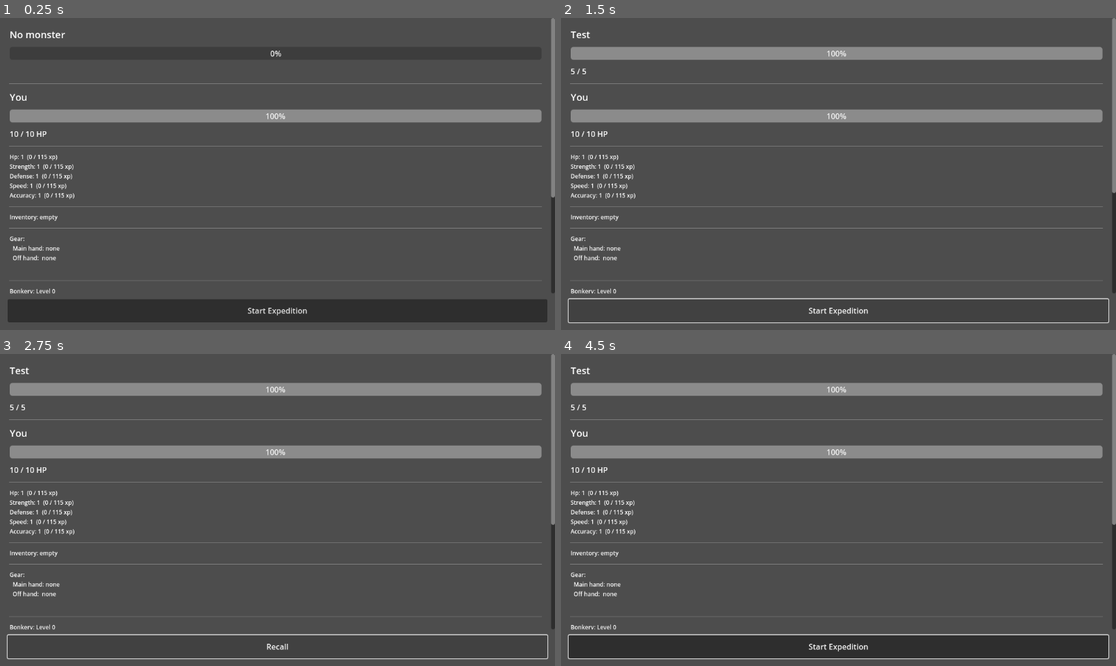
Above: before the commit, frames 1-4 (two rows, left to right).
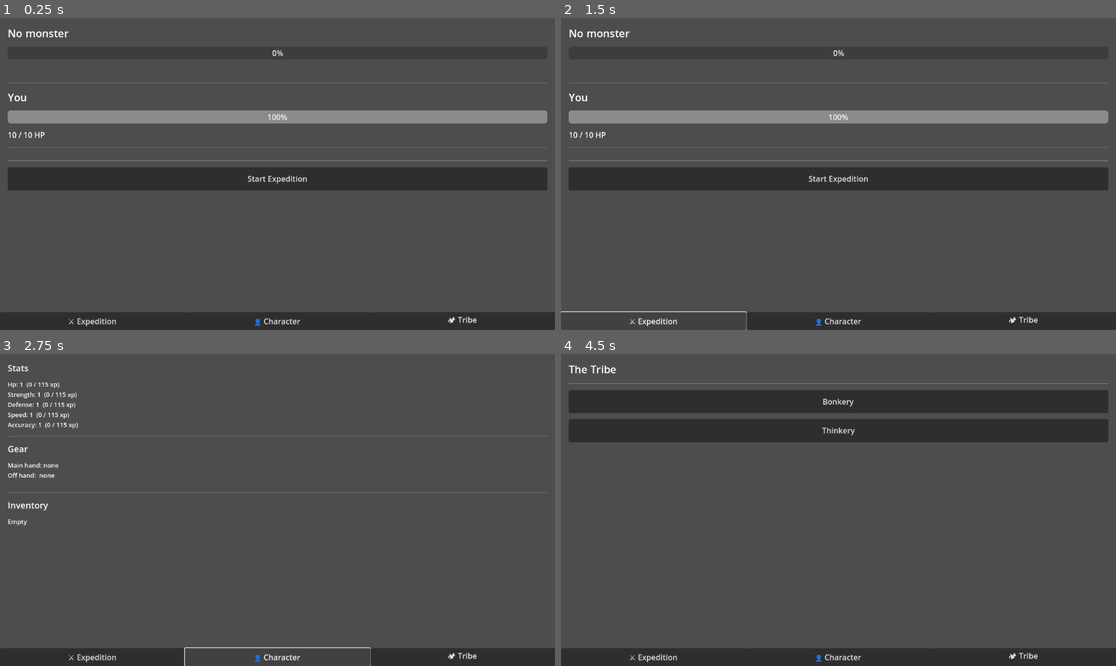
Above: after the commit, the same moments.

Repository: NicDoh/BONK
Game: Godot game, scene res://scenes/Main.tscn
Same seed, same stepped clock (60 frames per second), same inputs: the game is played once before the commit and once after it.
Inputs (mouse positions are in pixels of both pictures, inside the frame that each line leads up to):
- Up to frame 1 (0.25 s): no input
- Up to frame 2 (1.5 s): click (838, 308) at 0.5 s, where only the run before the commit has a clickable "Upgrade Bonkery"; click (655, 320) at 1.25 s, where only the run after the commit has a clickable "⚔ Expedition"
- Up to frame 3 (2.75 s): click (277, 656) at 2 s, where only the run after the commit has a clickable "👤 Character"
- Up to frame 4 (4.5 s): click (1021, 656) at 2.75 s, where only the run after the commit has a clickable "🏕 Tribe"; click (838, 400) at 3.5 s, where only the run after the commit has a clickable "Bonkery"; click (838, 369) at 4.25 s, where only the run after the commit has a clickable "← Tribe"

The runs differ from the first frame. In frame 1, 17% of the frame differs, in the area x 0-100%, y 0-100%; in frame 2, 17%; in frame 3, 13%; in frame 4, 29%.

Commit message:
Add multi-screen navigation and fix gear save/load
Rewrote Main.gd into 5 screens (expedition, character, tribe, bonkery,
thinkery) with bottom nav and back-button flow. Fixed CharacterManager
not restoring equipped gear on deserialize.

Co-Authored-By: Claude Sonnet 4.6 <noreply@anthropic.com>

Diff:
--- a/bonk/autoloads/CharacterManager.gd
+++ b/bonk/autoloads/CharacterManager.gd
@@ -99,4 +99,8 @@
 func deserialize(data: Dictionary) -> void:
 	stats = data["stats"]
 	current_hp = data["current_hp"]
+	var mh_id: String = data.get("equipped_main_hand", "")
+	var oh_id: String = data.get("equipped_off_hand", "")
+	equipped_main_hand = ResourceRegistry.find_item(mh_id) as GearData if mh_id != "" else null
+	equipped_off_hand = ResourceRegistry.find_item(oh_id) as GearData if oh_id != "" else null
 	recalculate_max_hp()
--- a/bonk/scenes/Main.gd
+++ b/bonk/scenes/Main.gd
@@ -1,181 +1,73 @@
 extends Control
 
+# Navigation
+var _current_screen: String = "expedition"
+var _screens: Dictionary = {}
+var _nav_buttons: Dictionary = {}
+
+# Expedition screen
 var monster_name_label: Label
 var monster_hp_label: Label
 var monster_hp_bar: ProgressBar
-
 var player_hp_label: Label
 var player_hp_bar: ProgressBar
-
 var combat_log: RichTextLabel
 var action_button: Button
+
+# Character screen
 var stats_label: Label
 var inventory_label: Label
 var gear_label: Label
+var _equip_container: VBoxContainer
+var _unequip_container: VBoxContainer
+
+# Bonkery screen
 var craft_container: VBoxContainer
-
-var _recipes: Array[CraftingRecipe] = []
 var _building_label: Label
+
+# Thinkery screen
 var _research_container: VBoxContainer
 var _research_status_label: Label
 
+var _recipes: Array[CraftingRecipe] = []
 var _log_lines: Array[String] = []
-const LOG_MAX := 6
+const LOG_MAX := 8
 
 func _ready() -> void:
 	anchor_right = 1.0
 	anchor_bottom = 1.0
 
-	# Outer layout: scrollable content + fixed button at bottom
-	var outer := VBoxContainer.new()
-	outer.set_anchors_and_offsets_preset(Control.PRESET_FULL_RECT)
-	add_child(outer)
-
-	var scroll := ScrollContainer.new()
-	scroll.size_flags_vertical = Control.SIZE_EXPAND_FILL
-	outer.add_child(scroll)
-
-	var margin := MarginContainer.new()
-	margin.size_flags_horizontal = Control.SIZE_EXPAND_FILL
+	var root := VBoxContainer.new()
+	root.set_anchors_and_offsets_preset(Control.PRESET_FULL_RECT)
+	add_child(root)
+
+	# Screen container
+	var screen_container := MarginContainer.new()
+	screen_container.size_flags_vertical = Control.SIZE_EXPAND_FILL
 	for side in ["left", "right", "top", "bottom"]:
-		margin.add_theme_constant_override("margin_" + side, 20)
-	scroll.add_child(margin)
-
-	var inner := VBoxContainer.new()
-	inner.add_theme_constant_override("separation", 12)
-	inner.size_flags_horizontal = Control.SIZE_EXPAND_FILL
-	margin.add_child(inner)
-
-	# Monster section
-	monster_name_label = Label.new()
-	monster_name_label.text = "No monster"
-	monster_name_label.add_theme_font_size_override("font_size", 20)
-	inner.add_child(monster_name_label)
-
-	monster_hp_bar = ProgressBar.new()
-	monster_hp_bar.min_value = 0
-	monster_hp_bar.value = 0
-	monster_hp_bar.custom_minimum_size.y = 20
-	inner.add_child(monster_hp_bar)
-
-	monster_hp_label = Label.new()
-	monster_hp_label.text = ""
-	inner.add_child(monster_hp_label)
-
-	inner.add_child(HSeparator.new())
-
-	# Player section
-	var player_title := Label.new()
-	player_title.text = "You"
-	player_title.add_theme_font_size_override("font_size", 20)
-	inner.add_child(player_title)
-
-	player_hp_bar = ProgressBar.new()
-	player_hp_bar.min_value = 0
-	player_hp_bar.custom_minimum_size.y = 20
-	inner.add_child(player_hp_bar)
-
-	player_hp_label = Label.new()
-	inner.add_child(player_hp_label)
-
-	inner.add_child(HSeparator.new())
-
-	# Stats
-	stats_label = Label.new()
-	stats_label.add_theme_font_size_override("font_size", 12)
-	inner.add_child(stats_label)
-	_refresh_stats()
-
-	inner.add_child(HSeparator.new())
-
-	# Inventory
-	inventory_label = Label.new()
-	inventory_label.add_theme_font_size_override("font_size", 12)
-	inner.add_child(inventory_label)
-	_refresh_inventory()
-
-	inner.add_child(HSeparator.new())
-
-	# Gear
-	gear_label = Label.new()
-	gear_label.add_theme_font_size_override("font_size", 12)
-	inner.add_child(gear_label)
-
-	_equip_container = VBoxContainer.new()
-	_equip_container.add_theme_constant_override("separation", 4)
-	inner.add_child(_equip_container)
-
-	_unequip_container = VBoxContainer.new()
-	_unequip_container.add_theme_constant_override("separation", 4)
-	inner.add_child(_unequip_container)
-
-	_refresh_gear()
-
-	inner.add_child(HSeparator.new())
-
-	# Buildings
-	_building_label = Label.new()
-	_building_label.add_theme_font_size_override("font_size", 12)
-	inner.add_child(_building_label)
-
-	var upgrade_btn := Button.new()
-	upgrade_btn.text = "Upgrade Bonkery"
-	upgrade_btn.pressed.connect(_on_upgrade_bonkery)
-	inner.add_child(upgrade_btn)
-
-	inner.add_child(HSeparator.new())
-	_refresh_buildings()
-
-	# Thinkery
-	var thinkery_title := Label.new()
-	thinkery_title.text = "Thinkery"
-	thinkery_title.add_theme_font_size_override("font_size", 16)
-	inner.add_child(thinkery_title)
-
-	_research_status_label = Label.new()
-	_research_status_label.add_theme_font_size_override("font_size", 12)
-	inner.add_child(_research_status_label)
-
-	_research_container = VBoxContainer.new()
-	_research_container.add_theme_constant_override("separation", 6)
-	inner.add_child(_research_container)
-
-	inner.add_child(HSeparator.new())
-	_refresh_research_ui()
-
-	# Crafting
-	var craft_title := Label.new()
-	craft_title.text = "Bonkery"
-	craft_title.add_theme_font_size_override("font_size", 16)
-	inner.add_child(craft_title)
-
-	craft_container = VBoxContainer.new()
-	craft_container.add_theme_constant_override("separation", 6)
-	inner.add_child(craft_container)
-	_load_recipes()
-	_refresh_craft_ui()
-
-	inner.add_child(HSeparator.new())
-
-	# Combat log
-	combat_log = RichTextLabel.new()
-	combat_log.bbcode_enabled = true
-	combat_log.fit_content = true
-	combat_log.size_flags_horizontal = Control.SIZE_EXPAND_FILL
-	inner.add_child(combat_log)
-
-	# Fixed button at bottom
-	var btn_margin := MarginContainer.new()
-	for side in ["left", "right", "bottom"]:
-		btn_margin.add_theme_constant_override("margin_" + side, 16)
-	btn_margin.add_theme_constant_override("margin_top", 8)
-	outer.add_child(btn_margin)
-
-	action_button = Button.new()
-	action_button.text = "Start Expedition"
-	action_button.custom_minimum_size.y = 48
-	action_button.pressed.connect(_on_action_pressed)
-	btn_margin.add_child(action_button)
+		screen_container.add_theme_constant_override("margin_" + side, 16)
+	root.add_child(screen_container)
+
+	# Build screens
+	_build_expedition_screen(screen_container)
+	_build_character_screen(screen_container)
+	_build_tribe_screen(screen_container)
+	_build_bonkery_screen(screen_container)
+	_build_thinkery_screen(screen_container)
+
+	# Bottom navigation
+	var nav := HBoxContainer.new()
+	nav.add_theme_constant_override("separation", 0)
+	root.add_child(nav)
+
+	for screen_id in ["expedition", "character", "tribe"]:
+		var label := {"expedition": "⚔ Expedition", "character": "👤 Character", "tribe": "🏕 Tribe"}
+		var btn := Button.new()
+		btn.text = label[screen_id]
+		btn.size_flags_horizontal = Control.SIZE_EXPAND_FILL
+		btn.pressed.connect(_navigate.bind(screen_id))
+		nav.add_child(btn)
+		_nav_buttons[screen_id] = btn
 
 	# Connect signals
 	EventBus.player_hit_monster.connect(_on_player_hit)
@@ -186,23 +78,20 @@
 	EventBus.monster_died.connect(_on_monster_died)
 	EventBus.player_died.connect(_on_player_died)
 	EventBus.item_obtained.connect(_on_item_obtained)
+	EventBus.item_removed.connect(func(_i, _q): _refresh_inventory())
 	EventBus.expedition_ended.connect(_on_expedition_ended)
 	EventBus.stat_leveled_up.connect(_on_stat_leveled_up)
 	EventBus.stat_xp_gained.connect(func(_s, _a): _refresh_stats())
 	EventBus.item_obtained.connect(func(_i, _q): _refresh_inventory(); _refresh_craft_ui())
-	EventBus.item_removed.connect(func(_i, _q): _refresh_inventory(); _refresh_craft_ui())
 	EventBus.item_crafted.connect(func(_r, _i): _refresh_inventory(); _refresh_gear(); _refresh_craft_ui())
 	EventBus.building_upgrade_completed.connect(func(_b, _l): _refresh_buildings(); _refresh_craft_ui())
 	EventBus.research_completed.connect(func(_r): _refresh_research_ui(); _log("[color=cyan]Research complete![/color]"))
+	EventBus.content_unlocked.connect(func(id): _log("[color=cyan]Unlocked: %s[/color]" % id))
 	EventBus.offline_progress_applied.connect(_on_offline_progress)
-	EventBus.content_unlocked.connect(func(id): _log("[color=cyan]Unlocked: %s[/color]" % id))
-
-	_refresh_player_hp()
-
-	if not GameManager.pending_offline_summary.is_empty():
-		var s := GameManager.pending_offline_summary
-		_on_offline_progress(s["elapsed"], s)
-		GameManager.pending_offline_summary = {}
+
+	_load_recipes()
+	_refresh_all()
+	_navigate("expedition")
 
 	if ExpeditionManager.active and ExpeditionManager.current_monster:
 		var monster := ExpeditionManager.current_monster
@@ -211,13 +100,217 @@
 		monster_hp_bar.value = ExpeditionManager._monster_hp
 		action_button.text = "Recall"
 
+	if not GameManager.pending_offline_summary.is_empty():
+		var s := GameManager.pending_offline_summary
+		_on_offline_progress(s["elapsed"], s)
+		GameManager.pending_offline_summary = {}
+
+# --- Screen builders ---
+
+func _build_expedition_screen(parent: Control) -> void:
+	var screen := _make_scroll_screen("expedition", parent)
+
+	monster_name_label = Label.new()
+	monster_name_label.text = "No monster"
+	monster_name_label.add_theme_font_size_override("font_size", 22)
+	screen.add_child(monster_name_label)
+
+	monster_hp_bar = ProgressBar.new()
+	monster_hp_bar.min_value = 0
+	monster_hp_bar.custom_minimum_size.y = 20
+	screen.add_child(monster_hp_bar)
+
+	monster_hp_label = Label.new()
+	screen.add_child(monster_hp_label)
+
+	screen.add_child(HSeparator.new())
+
+	var player_title := Label.new()
+	player_title.text = "You"
+	player_title.add_theme_font_size_override("font_size", 22)
+	screen.add_child(player_title)
+
+	player_hp_bar = ProgressBar.new()
+	player_hp_bar.min_value = 0
+	player_hp_bar.custom_minimum_size.y = 20
+	screen.add_child(player_hp_bar)
+
+	player_hp_label = Label.new()
+	screen.add_child(player_hp_label)
+
+	screen.add_child(HSeparator.new())
+
+	combat_log = RichTextLabel.new()
+	combat_log.bbcode_enabled = true
+	combat_log.fit_content = true
+	combat_log.size_flags_horizontal = Control.SIZE_EXPAND_FILL
+	screen.add_child(combat_log)
+
+	screen.add_child(HSeparator.new())
+
+	action_button = Button.new()
+	action_button.text = "Start Expedition"
+	action_button.custom_minimum_size.y = 48
+	action_button.pressed.connect(_on_action_pressed)
+	screen.add_child(action_button)
+
+func _build_character_screen(parent: Control) -> void:
+	var screen := _make_scroll_screen("character", parent)
+
+	var stats_title := Label.new()
+	stats_title.text = "Stats"
+	stats_title.add_theme_font_size_override("font_size", 18)
+	screen.add_child(stats_title)
+
+	stats_label = Label.new()
+	stats_label.add_theme_font_size_override("font_size", 13)
+	screen.add_child(stats_label)
+
+	screen.add_child(HSeparator.new())
+
+	var gear_title := Label.new()
+	gear_title.text = "Gear"
+	gear_title.add_theme_font_size_override("font_size", 18)
+	screen.add_child(gear_title)
+
+	gear_label = Label.new()
+	gear_label.add_theme_font_size_override("font_size", 13)
+	screen.add_child(gear_label)
+
+	_unequip_container = VBoxContainer.new()
+	screen.add_child(_unequip_container)
+
+	screen.add_child(HSeparator.new())
+
+	var inv_title := Label.new()
+	inv_title.text = "Inventory"
+	inv_title.add_theme_font_size_override("font_size", 18)
+	screen.add_child(inv_title)
+
+	inventory_label = Label.new()
+	inventory_label.add_theme_font_size_override("font_size", 13)
+	screen.add_child(inventory_label)
+
+	_equip_container = VBoxContainer.new()
+	screen.add_child(_equip_container)
+
+func _build_tribe_screen(parent: Control) -> void:
+	var screen := _make_scroll_screen("tribe", parent)
+
+	var title := Label.new()
+	title.text = "The Tribe"
+	title.add_theme_font_size_override("font_size", 22)
+	screen.add_child(title)
+
+	screen.add_child(HSeparator.new())
+
+	for building in [["bonkery", "Bonkery"], ["thinkery", "Thinkery"]]:
+		var btn := Button.new()
+		btn.text = building[1]
+		btn.custom_minimum_size.y = 48
+		btn.pressed.connect(_navigate.bind(building[0]))
+		screen.add_child(btn)
+
+func _build_bonkery_screen(parent: Control) -> void:
+	var screen := _make_scroll_screen("bonkery", parent)
+
+	var back := _make_back_button()
+	screen.add_child(back)
+
+	var title := Label.new()
+	title.text = "Bonkery"
+	title.add_theme_font_size_override("font_size", 22)
+	screen.add_child(title)
+
+	screen.add_child(HSeparator.new())
+
+	_building_label = Label.new()
+	_building_label.add_theme_font_size_override("font_size", 13)
+	screen.add_child(_building_label)
+
+	var upgrade_btn := Button.new()
+	upgrade_btn.text = "Upgrade Bonkery"
+	upgrade_btn.pressed.connect(_on_upgrade_bonkery)
+	screen.add_child(upgrade_btn)
+
+	screen.add_child(HSeparator.new())
+
+	var craft_title := Label.new()
+	craft_title.text = "Crafting"
+	craft_title.add_theme_font_size_override("font_size", 16)
+	screen.add_child(craft_title)
+
+	craft_container = VBoxContainer.new()
+	screen.add_child(craft_container)
+
+func _build_thinkery_screen(parent: Control) -> void:
+	var screen := _make_scroll_screen("thinkery", parent)
+
+	var back := _make_back_button()
+	screen.add_child(back)
+
+	var title := Label.new()
+	title.text = "Thinkery"
+	title.add_theme_font_size_override("font_size", 22)
+	screen.add_child(title)
+
+	screen.add_child(HSeparator.new())
+
+	_research_status_label = Label.new()
+	_research_status_label.add_theme_font_size_override("font_size", 13)
+	screen.add_child(_research_status_label)
+
+	_research_container = VBoxContainer.new()
+	_research_container.add_theme_constant_override("separation", 8)
+	screen.add_child(_research_container)
+
+# --- Helpers ---
+
+func _make_scroll_screen(id: String, parent: Control) -> VBoxContainer:
+	var scroll := ScrollContainer.new()
+	scroll.set_anchors_and_offsets_preset(Control.PRESET_FULL_RECT)
+	scroll.size_flags_vertical = Control.SIZE_EXPAND_FILL
+	scroll.visible = false
+	parent.add_child(scroll)
+	_screens[id] = scroll
+
+	var inner := VBoxContainer.new()
+	inner.size_flags_horizontal = Control.SIZE_EXPAND_FILL
+	inner.add_theme_constant_override("separation", 12)
+	scroll.add_child(inner)
+	return inner
+
+func _make_back_button() -> Button:
+	var btn := Button.new()
+	btn.text = "← Tribe"
+	btn.pressed.connect(_navigate.bind("tribe"))
+	return btn
+
+func _navigate(screen_id: String) -> void:
+	for id in _screens:
+		_screens[id].visible = (id == screen_id)
+	_current_screen = screen_id
+	if screen_id == "bonkery":
+		_refresh_buildings()
+		_refresh_craft_ui()
+	elif screen_id == "thinkery":
+		_refresh_research_ui()
+	elif screen_id == "character":
+		_refresh_stats()
+		_refresh_gear()
+		_refresh_inventory()
+
+# --- Process ---
+
 func _process(_delta: float) -> void:
 	if ExpeditionManager.active:
 		_refresh_player_hp()
 		_refresh_monster_hp()
-	if ResearchManager.active_research_id != "":
+	if ResearchManager.active_research_id != "" and _current_screen == "thinkery":
 		var secs := ResearchManager.time_remaining()
 		_research_status_label.text = "Researching: %s  (%.0fs left)" % [ResearchManager.active_research_id, secs]
+
+# --- Expedition ---
 
 func _on_action_pressed() -> void:
 	if ExpeditionManager.active:
@@ -279,9 +372,19 @@
 func _on_expedition_ended(_result: Dictionary) -> void:
 	action_button.text = "Start Expedition"
 
-func _on_stat_leveled_up(stat_name: String, new_level: int) -> void:
-	_log("[color=cyan]%s leveled up to %d![/color]" % [stat_name.capitalize(), new_level])
+func _log(text: String) -> void:
+	_log_lines.append(text)
+	if _log_lines.size() > LOG_MAX:
+		_log_lines = _log_lines.slice(_log_lines.size() - LOG_MAX)
+	combat_log.text = "\n".join(_log_lines)
+
+# --- Character ---
+
+func _refresh_all() -> void:
 	_refresh_stats()
+	_refresh_gear()
+	_refresh_inventory()
+	_refresh_player_hp()
 
 func _refresh_stats() -> void:
 	var lines := []
@@ -292,13 +395,68 @@
 		lines.append("%s: %d  (%.0f / %.0f xp)" % [stat.capitalize(), level, xp, needed])
 	stats_label.text = "\n".join(lines)
 
+func _on_stat_leveled_up(stat_name: String, new_level: int) -> void:
+	_log("[color=cyan]%s leveled up to %d![/color]" % [stat_name.capitalize(), new_level])
+	_refresh_stats()
+
+func _refresh_gear() -> void:
+	var main := CharacterManager.equipped_main_hand
+	var off := CharacterManager.equipped_off_hand
+	gear_label.text = "Main hand: %s\nOff hand:  %s" % [main.name if main else "none", off.name if off else "none"]
+	if _unequip_container:
+		for child in _unequip_container.get_children():
+			child.queue_free()
+		if main:
+			var btn := Button.new()
+			btn.text = "Unequip %s" % main.name
+			btn.pressed.connect(func(): CharacterManager.unequip(GearData.Slot.MAIN_HAND); _refresh_gear(); _refresh_stats())
+			_unequip_container.add_child(btn)
+		if off:
+			var btn := Button.new()
+			btn.text = "Unequip %s" % off.name
+			btn.pressed.connect(func(): CharacterManager.unequip(GearData.Slot.OFF_HAND); _refresh_gear(); _refresh_stats())
+			_unequip_container.add_child(btn)
+
+func _refresh_inventory() -> void:
+	var all := InventoryManager.get_all_items()
+	if all.is_empty():
+		inventory_label.text = "Empty"
+		if _equip_container:
+			for child in _equip_container.get_children():
+				child.queue_free()
+		return
+	var lines := []
+	for entry in all:
+		lines.append("%s x%d" % [entry["data"].name, entry["quantity"]])
+	inventory_label.text = "\n".join(lines)
+	_rebuild_equip_buttons()
+
+func _rebuild_equip_buttons() -> void:
+	if _equip_container == null:
+		return
+	for child in _equip_container.get_children():
+		child.queue_free()
+	for entry in InventoryManager.get_all_items():
+		var item: ItemData = entry["data"]
+		if not item is GearData:
+			continue
+		var gear := item as GearData
+		var btn := Button.new()
+		btn.text = "Equip %s" % gear.name
+		btn.pressed.connect(_on_equip_pressed.bind(gear))
+		_equip_container.add_child(btn)
+
+func _on_equip_pressed(gear: GearData) -> void:
+	CharacterManager.equip(gear)
+	_refresh_gear()
+	_refresh_stats()
+
+# --- Bonkery ---
+
 func _refresh_buildings() -> void:
 	var level := CityManager.get_level("bonkery")
 	var upgrading := CityManager.is_upgrading("bonkery")
-	var text := "Bonkery: Level %d" % level
-	if upgrading:
-		text += "  (upgrading...)"
-	_building_label.text = text
+	_building_label.text = "Bonkery: Level %d%s" % [level, "  (upgrading...)" if upgrading else ""]
 
 func _on_upgrade_bonkery() -> void:
 	var data := load("res://data/buildings/bonkery.tres") as BuildingData
@@ -308,49 +466,6 @@
 	if CityManager.start_upgrade("bonkery", data, cost):
 		_log("[color=lime]Bonkery upgrading![/color]")
 		_refresh_buildings()
-	else:
-		_log("[color=gray]Cannot upgrade Bonkery.[/color]")
-
-func _refresh_research_ui() -> void:
-	for child in _research_container.get_children():
-		child.queue_free()
-
-	if ResearchManager.active_research_id != "":
-		var secs := ResearchManager.time_remaining()
-		_research_status_label.text = "Researching: %s  (%.0fs left)" % [ResearchManager.active_research_id, secs]
-	else:
-		_research_status_label.text = "Idle"
-
-	var all := ResourceRegistry.get_all_research()
-	var available := ResearchManager.get_available(all)
-	for data in available:
-		var row := HBoxContainer.new()
-		var label := Label.new()
-		label.text = "%s  (%ds)" % [data.title, int(data.duration_seconds)]
-		label.size_flags_horizontal = Control.SIZE_EXPAND_FILL
-		label.add_theme_font_size_override("font_size", 12)
-		row.add_child(label)
-		var btn := Button.new()
-		btn.text = "Research"
-		btn.disabled = ResearchManager.active_research_id != ""
-		btn.pressed.connect(_on_research_pressed.bind(data))
-		row.add_child(btn)
-		_research_container.add_child(row)
-
-	for data in all:
-		if not ResearchManager.is_completed(data.id):
-			continue
-		var done_label := Label.new()
-		done_label.text = "✓ %s" % data.title
-		done_label.add_theme_font_size_override("font_size", 12)
-		_research_container.add_child(done_label)
-
-func _on_research_pressed(data: ResearchData) -> void:
-	if ResearchManager.start(data):
-		_log("[color=yellow]Started: %s[/color]" % data.title)
-		_refresh_research_ui()
-	else:
-		_log("[color=gray]Cannot start research.[/color]")
 
 func _load_recipes() -> void:
 	var dir := DirAccess.open("res://data/recipes/")
@@ -366,6 +481,8 @@
 		file_name = dir.get_next()
 
 func _refresh_craft_ui() -> void:
+	if not craft_container:
+		return
 	for child in craft_container.get_children():
 		child.queue_free()
 	for recipe in _recipes:
@@ -391,72 +508,46 @@
 	if CraftingManager.craft(recipe):
 		_log("[color=lime]Crafted: %s[/color]" % recipe.result_item.name)
 
-func _refresh_gear() -> void:
-	var main := CharacterManager.equipped_main_hand
-	var off := CharacterManager.equipped_off_hand
-	var lines := ["Gear:"]
-	lines.append("  Main hand: %s" % (main.name if main else "none"))
-	lines.append("  Off hand:  %s" % (off.name if off else "none"))
-	gear_label.text = "\n".join(lines)
-	if _unequip_container:
-		_rebuild_unequip_buttons(_unequip_container)
-	_rebuild_equip_buttons()
-
-func _rebuild_unequip_buttons(container: VBoxContainer) -> void:
-	for child in container.get_children():
+# --- Thinkery ---
+
+func _refresh_research_ui() -> void:
+	if not _research_container:
+		return
+	for child in _research_container.get_children():
 		child.queue_free()
-	var main := CharacterManager.equipped_main_hand
-	var off := CharacterManager.equipped_off_hand
-	if main:
+	if ResearchManager.active_research_id != "":
+		var secs := ResearchManager.time_remaining()
+		_research_status_label.text = "Researching: %s  (%.0fs left)" % [ResearchManager.active_research_id, secs]
+	else:
+		_research_status_label.text = "Idle"
+	var all := ResourceRegistry.get_all_research()
+	var available := ResearchManager.get_available(all)
+	for data in available:
+		var row := HBoxContainer.new()
+		var label := Label.new()
+		label.text = "%s  (%ds)" % [data.title, int(data.duration_seconds)]
+		label.size_flags_horizontal = Control.SIZE_EXPAND_FILL
+		row.add_child(label)
 		var btn := Button.new()
-		btn.text = "Unequip %s" % main.name
-		btn.pressed.connect(func(): CharacterManager.unequip(GearData.Slot.MAIN_HAND); _refresh_gear(); _refresh_stats())
-		container.add_child(btn)
-	if off:
-		var btn := Button.new()
-		btn.text = "Unequip %s" % off.name
-		btn.pressed.connect(func(): CharacterManager.unequip(GearData.Slot.OFF_HAND); _refresh_gear(); _refresh_stats())
-		container.add_child(btn)
-
-func _refresh_inventory() -> void:
-	var all := InventoryManager.get_all_items()
-	if all.is_empty():
-		inventory_label.text = "Inventory: empty"
-		return
-	var lines := ["Inventory:"]
-	for entry in all:
-		var item: ItemData = entry["data"]
-		var line := "  %s x%d" % [item.name, entry["quantity"]]
-		if item is GearData:
-			line += "  [equip →]"
-		lines.append(line)
-	inventory_label.text = "\n".join(lines)
-	# Equip buttons — rebuild below gear label would be complex, use a simple approach:
-	# If player has bone_club and it's not equipped, show equip option in gear section
-	_rebuild_equip_buttons()
-
-var _equip_container: VBoxContainer = null
-var _unequip_container: VBoxContainer = null
-
-func _rebuild_equip_buttons() -> void:
-	if _equip_container == null:
-		return
-	for child in _equip_container.get_children():
-		child.queue_free()
-	for entry in InventoryManager.get_all_items():
-		var item: ItemData = entry["data"]
-		if not item is GearData:
+		btn.text = "Research"
+		btn.disabled = ResearchManager.active_research_id != ""
+		btn.pressed.connect(_on_research_pressed.bind(data))
+		row.add_child(btn)
+		_research_container.add_child(row)
+	for data in all:
+		if not ResearchManager.is_completed(data.id):
 			continue
-		var gear := item as GearData
-		var btn := Button.new()
-		btn.text = "Equip %s" % gear.name
-		btn.pressed.connect(_on_equip_pressed.bind(gear))
-		_equip_container.add_child(btn)
-
-func _on_equip_pressed(gear: GearData) -> void:
-	CharacterManager.equip(gear)
-	_refresh_gear()
-	_refresh_stats()
+		var done_label := Label.new()
+		done_label.text = "✓ %s" % data.title
+		_research_container.add_child(done_label)
+
+func _on_research_pressed(data: ResearchData) -> void:
+	if ResearchManager.start(data):
+		_refresh_research_ui()
+	else:
+		_log("[color=gray]Cannot start research.[/color]")
+
+# --- Offline progress ---
 
 func _on_offline_progress(elapsed: float, summary: Dictionary) -> void:
 	var mins := int(elapsed / 60)
@@ -465,9 +556,3 @@
 		_log("[color=gold]  %s x%d[/color]" % [item_name, summary["drops"][item_name]])
 	_refresh_inventory()
 	_refresh_stats()
-
-func _log(text: String) -> void:
-	_log_lines.append(text)
-	if _log_lines.size() > LOG_MAX:
-		_log_lines = _log_lines.slice(_log_lines.size() - LOG_MAX)
-	combat_log.text = "\n".join(_log_lines)
